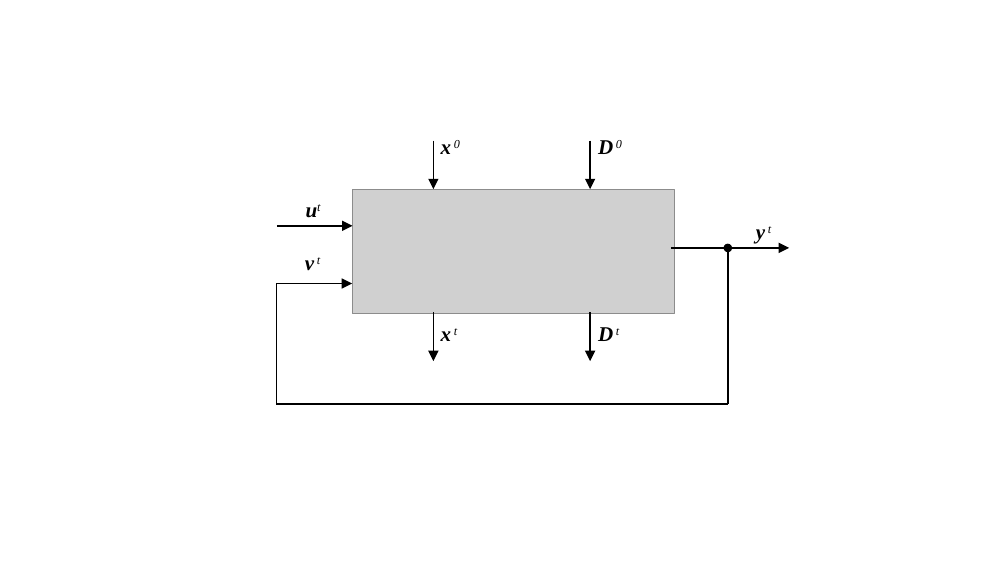
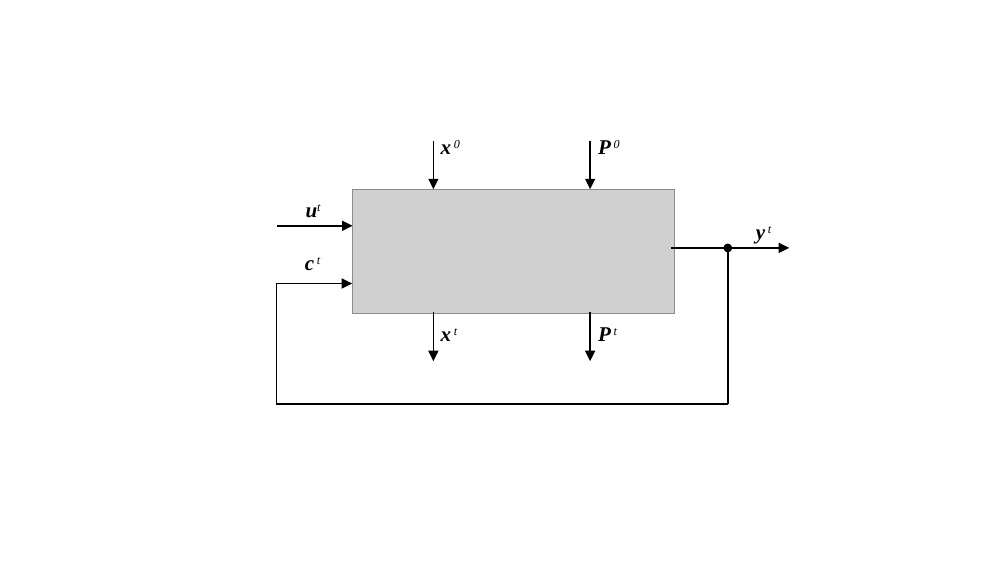
Before and after one commit to ihux/htm-study, a slide deck: slide 13 of doc/Sequence Memory.pptx (slide 12 before the commit). Drawn at 1008x567 pixels with LibreOffice and Linux fonts; fonts in the diff are those of the drawing; grey boxes stand for pictures. Boxes give left, top, right and bottom in pixels: in the first picture for what was removed or moved away, otherwise in the second. Text is boxed around its words. In the diff, an @@ line names an element or a change of style, - is before the commit and + after.

```diff
--- a/doc/Sequence Memory.pptx
+++ b/doc/Sequence Memory.pptx
@@ text at <box>598,140,620,154</box>: text changed @@
-D 0
+P 0
@@ text at <box>305,257,320,270</box>: text changed @@
-v t
+c t
@@ text at <box>598,327,617,341</box>: text changed @@
-D t
+P t
```
Also in this commit, not shown: 2 other slides changed, 1 slide added, 4 other files.
